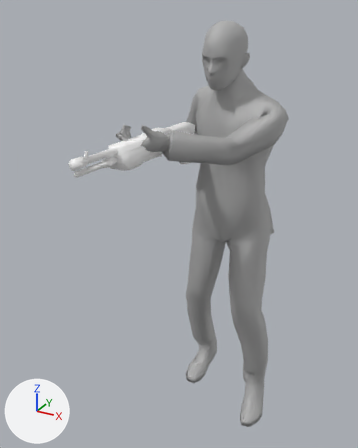
One commit to the FBX model Assets/Animations/Shotgun/ThirdPerson/ReloadEnd.fbx: the scene before it, then after it.
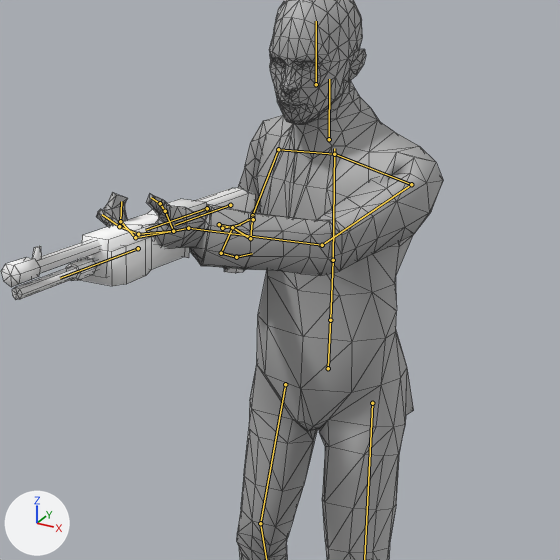
Each version is shown whole from a 50 mm camera at (0.87, -2.12, 2.0) aimed at (-0.11, -0.34, 1.11), then close up on the part from 19% to 97% of the width and 6% to 69% of the height. The axes (+X, +Y, +Z) are drawn at lower left. The lights are the same throughout. Both versions are drawn at frame 17 of the action 'Reference|ReloadEnd'; the numbers are the values there. The bones that bend it are drawn over the model as lines in the close-ups. The close-ups show mesh edges as thin lines.

Names of what the first close-up shows: 'Gun', 'LOD0'.
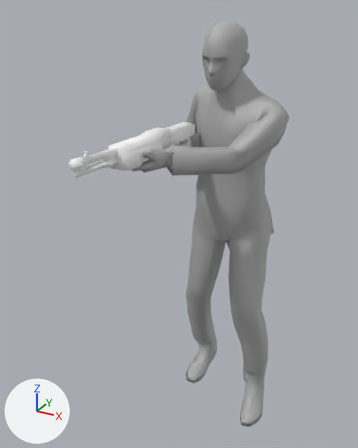
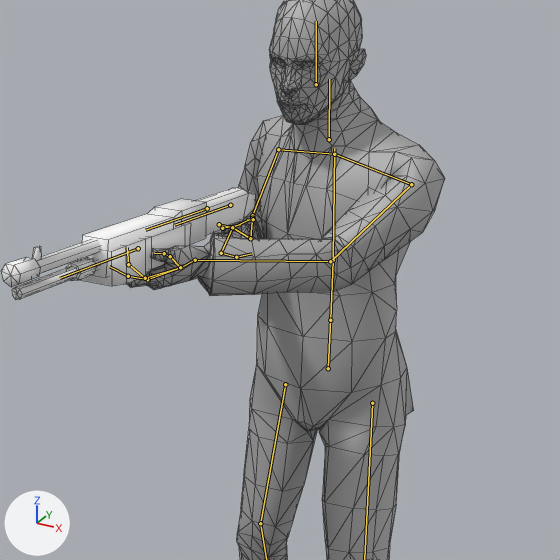
The edits, one by one:
Bone 'LeftArm' (bone_leftarm) turns from (60, 24, -50) to (51, 28, -49) degrees about its own x, y and z.
Bone 'LeftForeArm' (bone_leftforearm) turns from (20, 14, 11) to (25, 13, 14) degrees about its own x, y and z.
Bone 'LeftHand' (bone_lefthand) turns from (-56, -47, 82) to (-68, -43, 98) degrees about its own x, y and z.

Where the change shows, as pixel boxes (x1, y1, x2, y2) in the close-ups (560 x 560 px):
'LOD0', posed: before (96, 0, 443, 560); after (127, 0, 445, 560)
bone 'LeftArm', root to tip: before (411, 184) to (322, 245); after (411, 184) to (330, 261)
bone 'LeftForeArm', root to tip: before (322, 245) to (188, 228); after (330, 261) to (195, 260)
bone 'LeftHand', root to tip: before (188, 228) to (173, 231); after (195, 260) to (180, 267)
